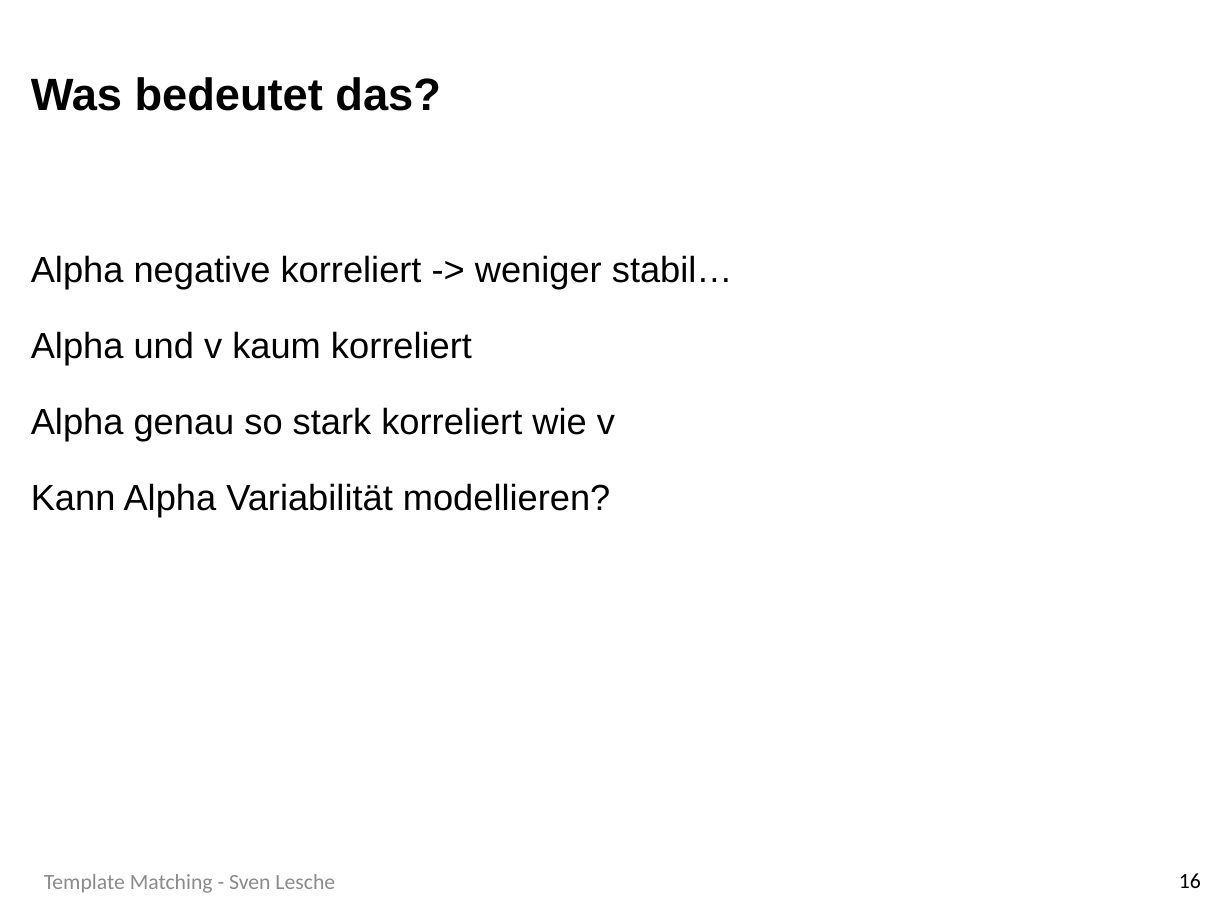
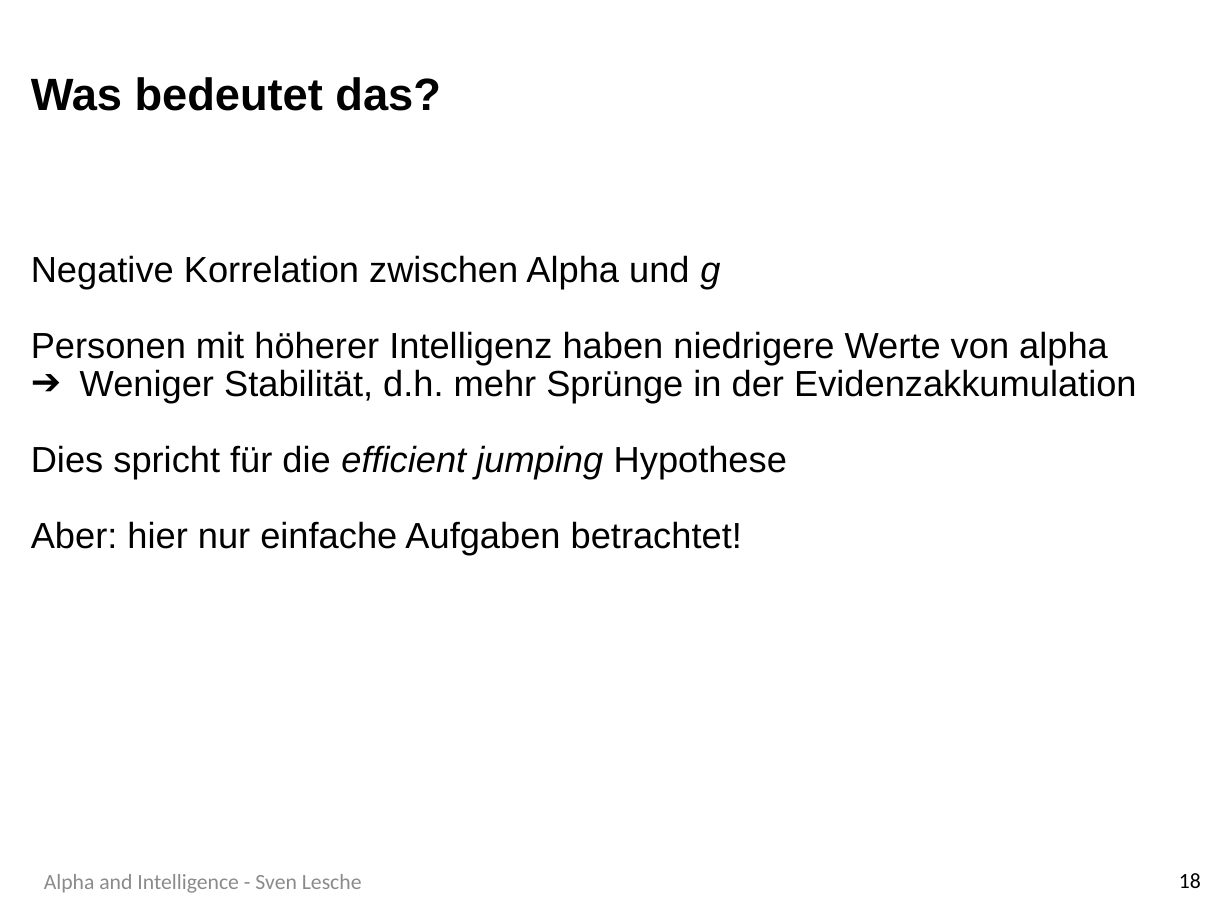
Before and after one commit to SLesche/levy-intelligence, a slide deck: slide 18 of presentations/levy_presentation.pptx (slide 16 before the commit). Drawn at 1232x924 pixels with LibreOffice and Linux fonts; fonts in the diff are those of the drawing; background and template pictures are left out. Boxes give left, top, right and bottom in pixels: in the first picture for what was removed or moved away, otherwise in the second. Text is boxed around its words. In the diff, an @@ line names an element or a change of style, - is before the commit and + after.

```diff
--- a/presentations/levy_presentation.pptx
+++ b/presentations/levy_presentation.pptx
@@ text at (x1=31, y1=255, x2=1137, y2=555): text changed @@
-Alpha negative korreliert -> weniger stabil…
-Alpha und v kaum korreliert
-Alpha genau so stark korreliert wie v
-Kann Alpha Variabilität modellieren?
+Negative Korrelation zwischen Alpha und g
+Personen mit höherer Intelligenz haben niedrigere Werte von alpha
+➔ Weniger Stabilität, d.h. mehr Sprünge in der Evidenzakkumulation
+Dies spricht für die efficient jumping Hypothese
+Aber: hier nur einfache Aufgaben betrachtet!
@@ text at (x1=44, y1=874, x2=362, y2=893): text changed @@
-Template Matching - Sven Lesche
+Alpha and Intelligence - Sven Lesche
@@ page number at (x1=1179, y1=873, x2=1201, y2=888): text changed @@
-16
+18
```
Also in this commit, not shown: 19 other slides changed, 3 slides added, 2 slides removed.
